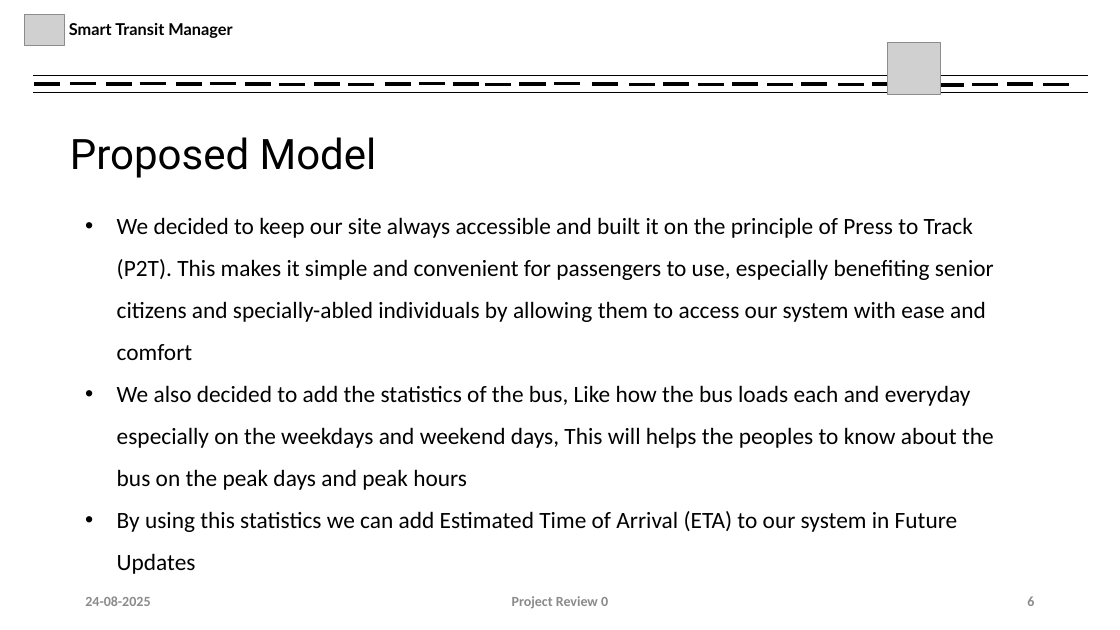
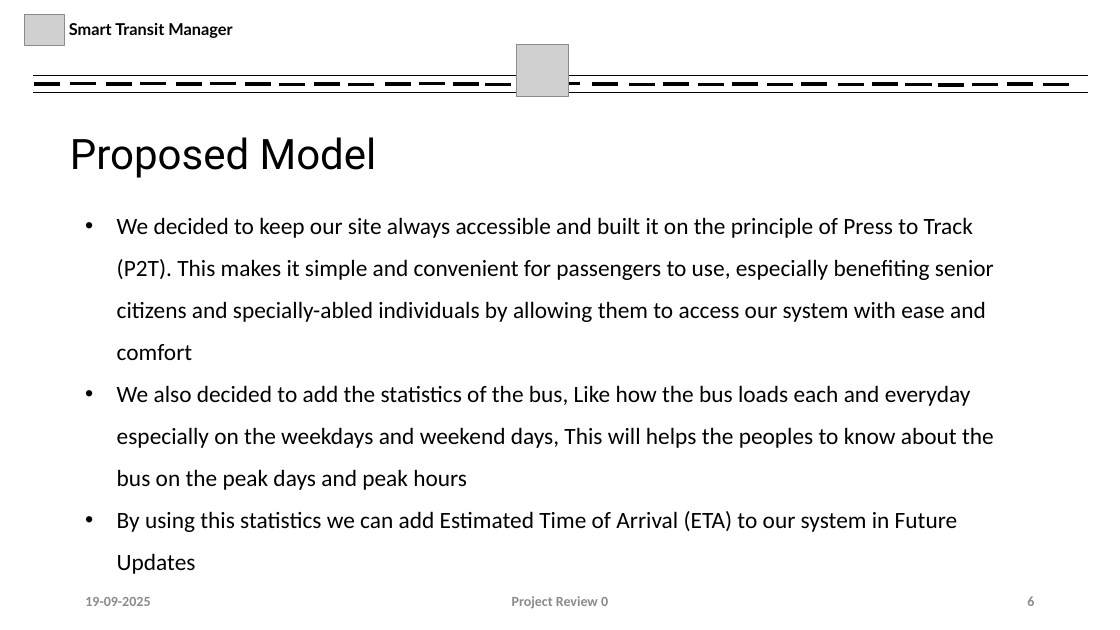
Before and after one commit to sivabalaji-tn/Smart-Transit-Manager, a slide deck: slide 6 of Stuffs/Project Review 0.pptx. Drawn at 1120x630 pixels with LibreOffice and Linux fonts; fonts in the diff are those of the drawing; grey boxes stand for pictures. Boxes give left, top, right and bottom in pixels: in the first picture for what was removed or moved away, otherwise in the second. Text is boxed around its words. In the diff, an @@ line names an element or a change of style, - is before the commit and + after.

```diff
--- a/Stuffs/Project Review 0.pptx
+++ b/Stuffs/Project Review 0.pptx
@@ picture added at [517, 44, 569, 96] @@
@@ picture removed at [888, 42, 940, 94] @@
@@ line moved from (519, 84) - (545, 84) to (906, 85) - (932, 85) @@
@@ text at [85, 597, 150, 606]: text changed @@
-24-08-2025
+19-09-2025
```
Also in this commit, not shown: 6 other slides changed, 4 slides added, 17 other files.
